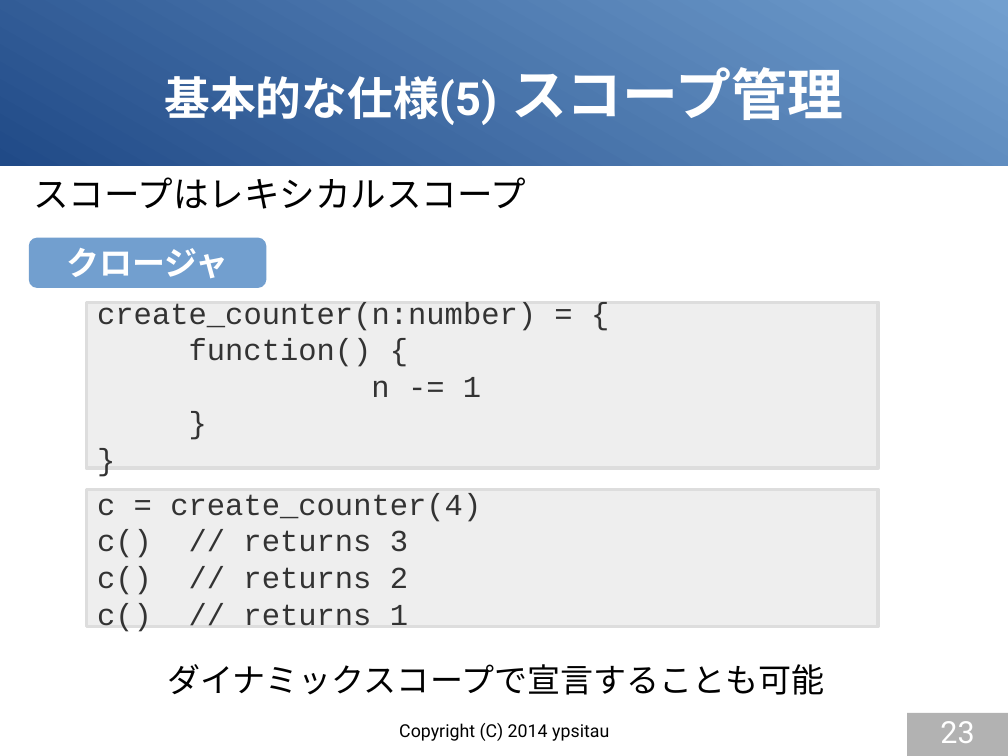
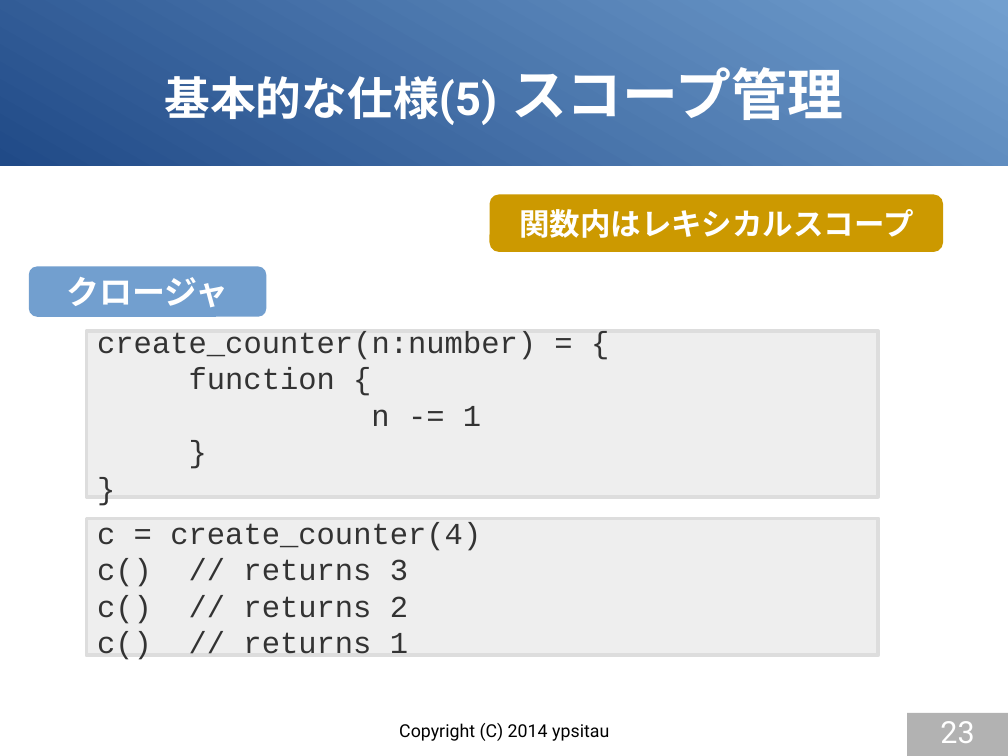
Before and after one commit to gura-lang/gura-doc, a slide deck: slide 23 of presentation/gura-introduction.odp. Drawn at 1008x756 pixels with LibreOffice and Linux fonts; fonts in the diff are those of the drawing. Boxes give left, top, right and bottom in pixels: in the first picture for what was removed or moved away, otherwise in the second. Text is boxed around its words. In the diff, an @@ line names an element or a change of style, - is before the commit and + after.

```diff
--- a/presentation/gura-introduction.odp
+++ b/presentation/gura-introduction.odp
@@ text removed at (33,177,526,209) @@
-スコープはレキシカルスコープ
@@ rounded rectangle added at (489,195,943,252), fill #CC9900, 24 pt, text #FFFFFF, bold @@
+関数内はレキシカルスコープ
@@ text in rectangle at (189,367,335,390): text changed @@
-function() {
+function {
@@ 2 rectangles, 1 rounded rectangle: place and size @@
-2 rectangles, 1 rounded rectangle at (28,238,878,627)
+2 rectangles, 1 rounded rectangle at (28,266,878,656)
@@ text removed at (167,664,824,695) @@
-ダイナミックスコープで宣言することも可能
```
Also in this commit, not shown: 8 other slides changed.
